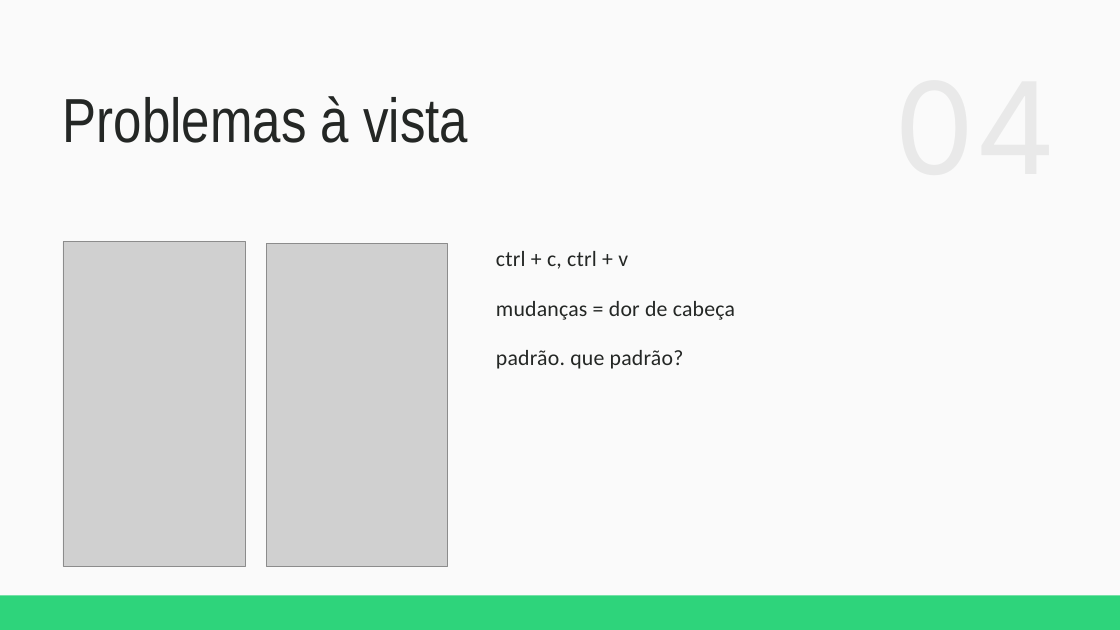
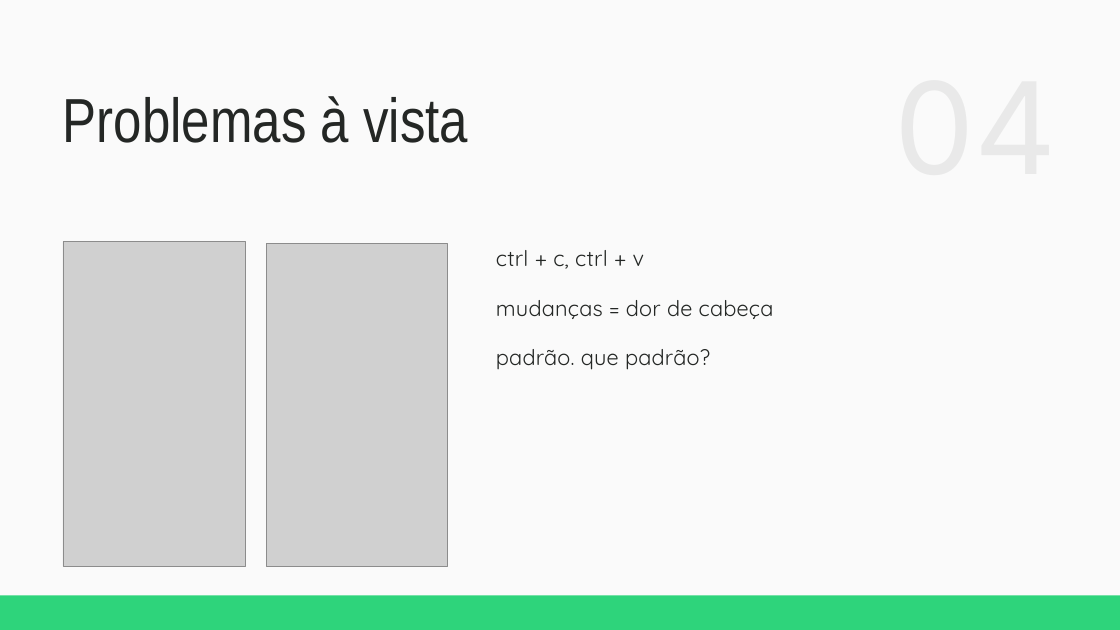
Before and after one commit to hstrada/meetup_-jun-20-styled-components, a slide deck: slide 4 of Resources/Presentation/Obrigada.pptx. Drawn at 1120x630 pixels with LibreOffice and Linux fonts; fonts in the diff are those of the drawing; grey boxes stand for pictures. Boxes give left, top, right and bottom in pixels: in the first picture for what was removed or moved away, otherwise in the second. Text is boxed around its words. In the diff, an @@ line names an element or a change of style, - is before the commit and + after.

```diff
--- a/Resources/Presentation/Obrigada.pptx
+++ b/Resources/Presentation/Obrigada.pptx
@@ font Calibri to Quicksand in 3 elements at (496,349,710,370), (496,250,645,269), (496,300,774,319) @@
```
Also in this commit, not shown: 3 other slides changed, 2 slides added, 2 slides removed, 10 other files.
